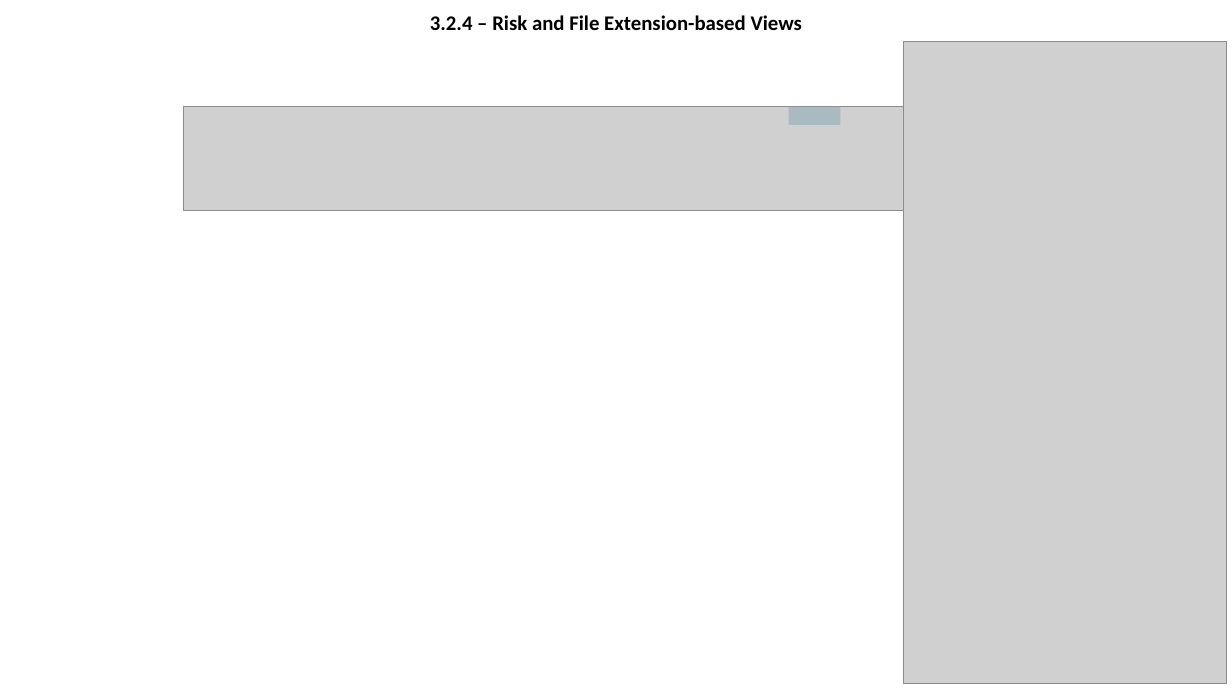
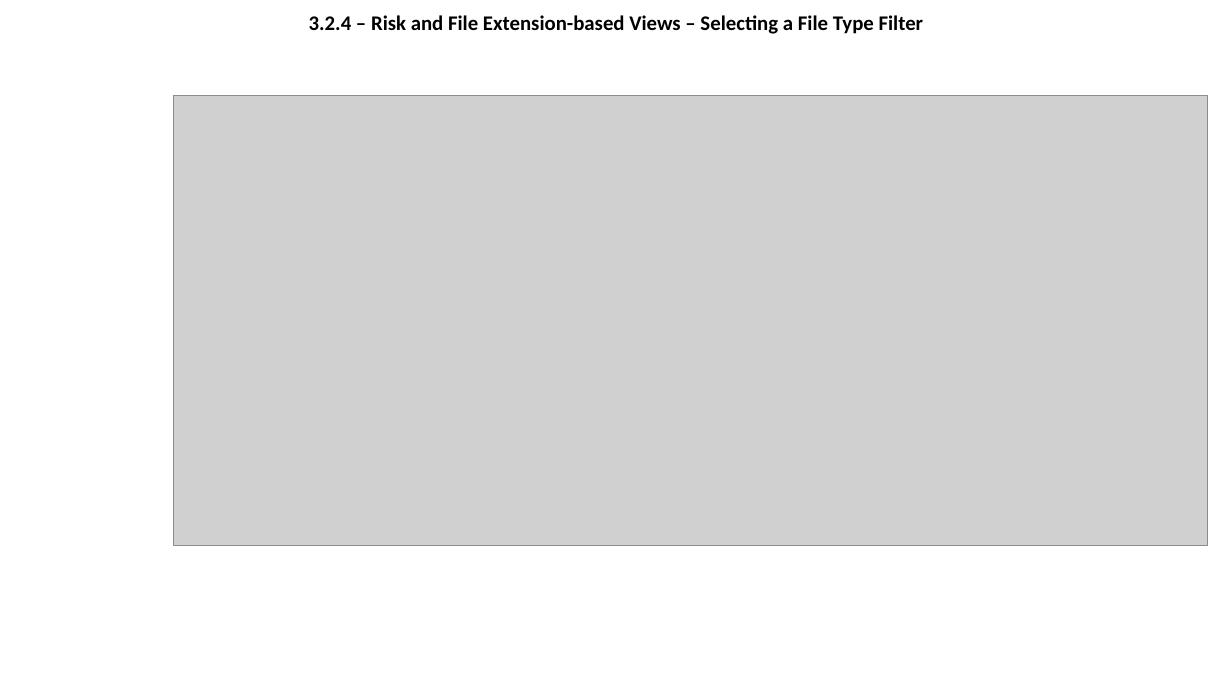
Before and after one commit to olegtaranenko/icap-management-ui-1, a slide deck: slide 14 of design/wireframe.pptx (slide 10 before the commit). Drawn at 1232x693 pixels with LibreOffice and Linux fonts; fonts in the diff are those of the drawing; grey boxes stand for pictures; background and template pictures are left out. Boxes give left, top, right and bottom in pixels: in the first picture for what was removed or moved away, otherwise in the second. Text is boxed around its words. In the diff, an @@ line names an element or a change of style, - is before the commit and + after.

```diff
--- a/design/wireframe.pptx
+++ b/design/wireframe.pptx
@@ title at box(309, 15, 924, 34): text changed @@
-3.2.4 – Risk and File Extension-based Views
+3.2.4 – Risk and File Extension-based Views – Selecting a File Type Filter
@@ picture removed at box(904, 41, 1226, 684) @@
@@ picture added at box(174, 96, 1208, 545) @@
@@ picture removed at box(184, 106, 1199, 211) @@
@@ rectangle removed at box(789, 106, 841, 125) @@
```
Also in this commit, not shown: 13 other slides changed, 7 slides added, 1 slide removed.
